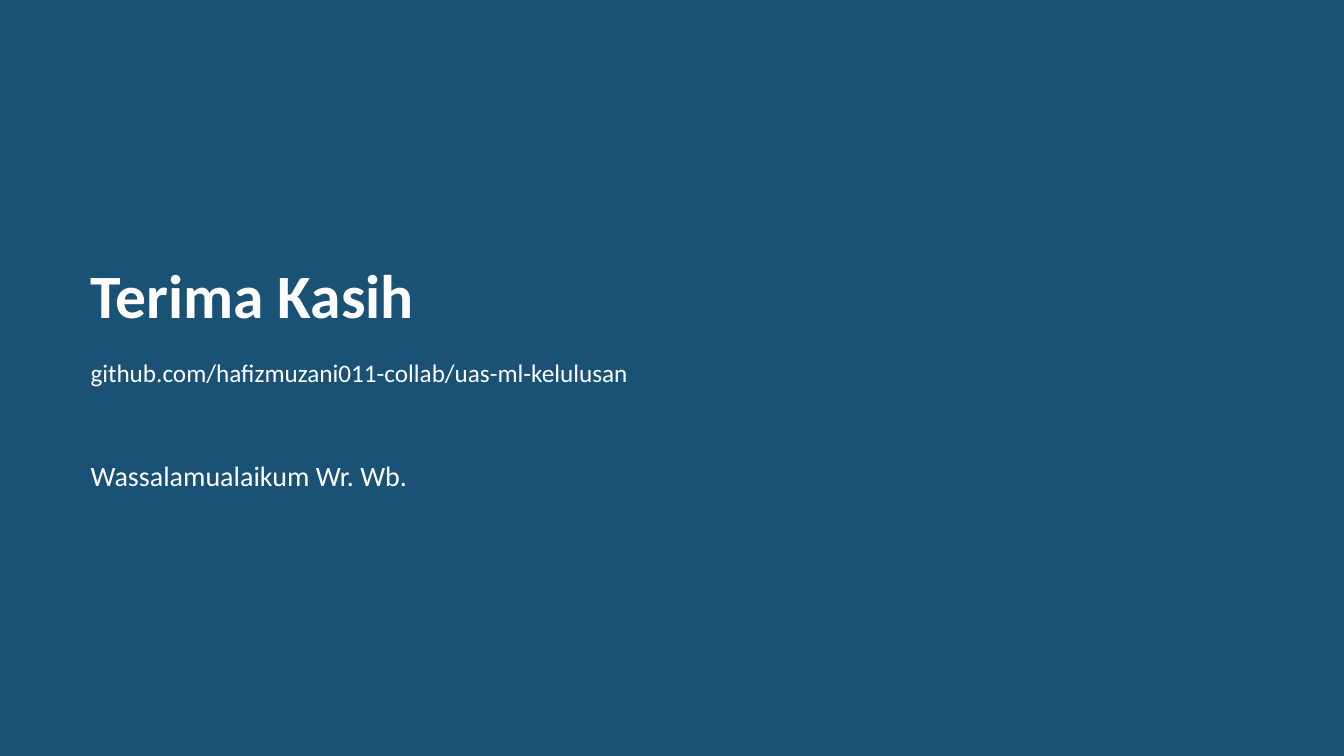
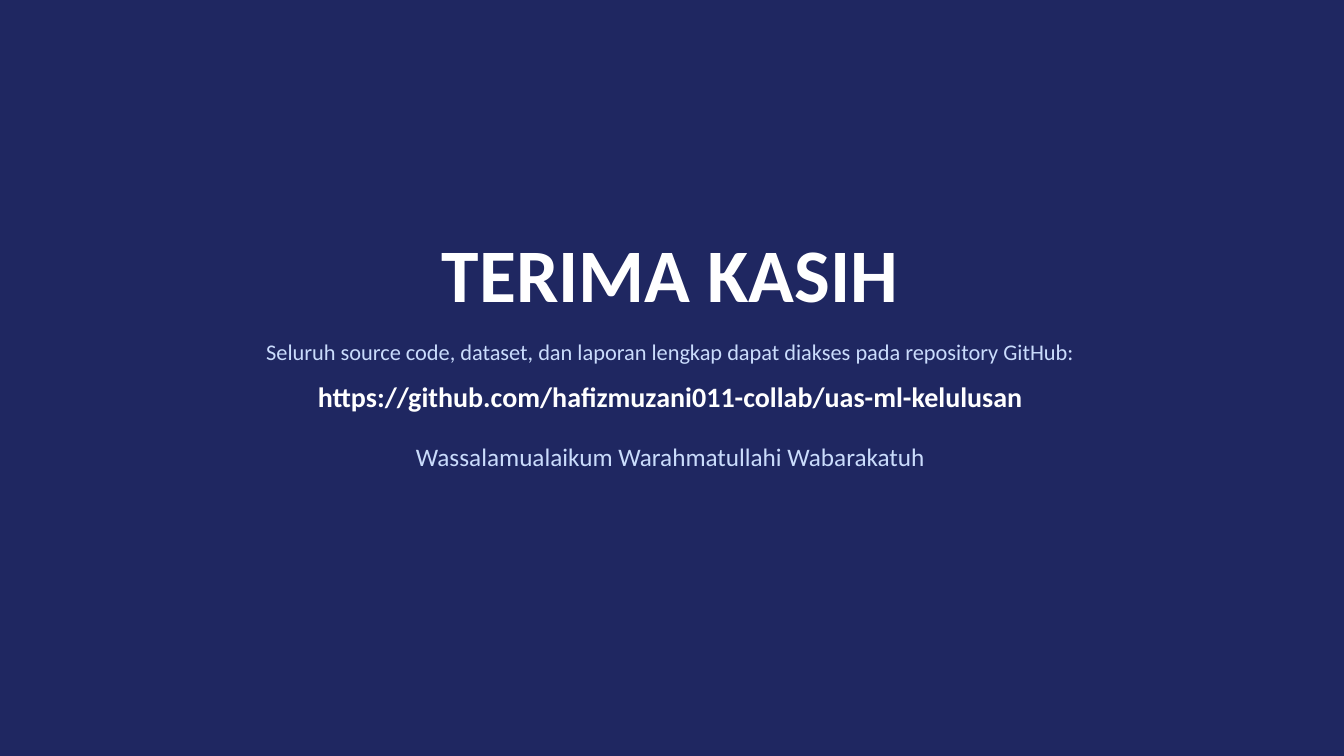
Before and after one commit to hafizmuzani011-collab/uas-ml-kelulusan, a slide deck: slide 10 of presentation/presentasi_uas_ml.pptx. Drawn at 1344x756 pixels with LibreOffice and Linux fonts; fonts in the diff are those of the drawing. Boxes give left, top, right and bottom in pixels: in the first picture for what was removed or moved away, otherwise in the second. Text is boxed around its words. In the diff, an @@ line names an element or a change of style, - is before the commit and + after.

```diff
--- a/presentation/presentasi_uas_ml.pptx
+++ b/presentation/presentasi_uas_ml.pptx
@@ background #1A5276 to #1F2761 @@
@@ text at box(266, 252, 1073, 466): text changed; size 44 to 16 pt; text colour #FFFFFF to #CADCFC; bold off @@
-Terima Kasih
+TERIMA KASIH
+Seluruh source code, dataset, dan laporan lengkap dapat diakses pada repository GitHub:
+https://github.com/hafizmuzani011-collab/uas-ml-kelulusan
+Wassalamualaikum Warahmatullahi Wabarakatuh
@@ text removed at box(91, 364, 628, 387) @@
-github.com/hafizmuzani011-collab/uas-ml-kelulusan
@@ text removed at box(91, 466, 407, 486) @@
-Wassalamualaikum Wr. Wb.
```
Also in this commit, not shown: 9 other slides changed, 2 other files.
